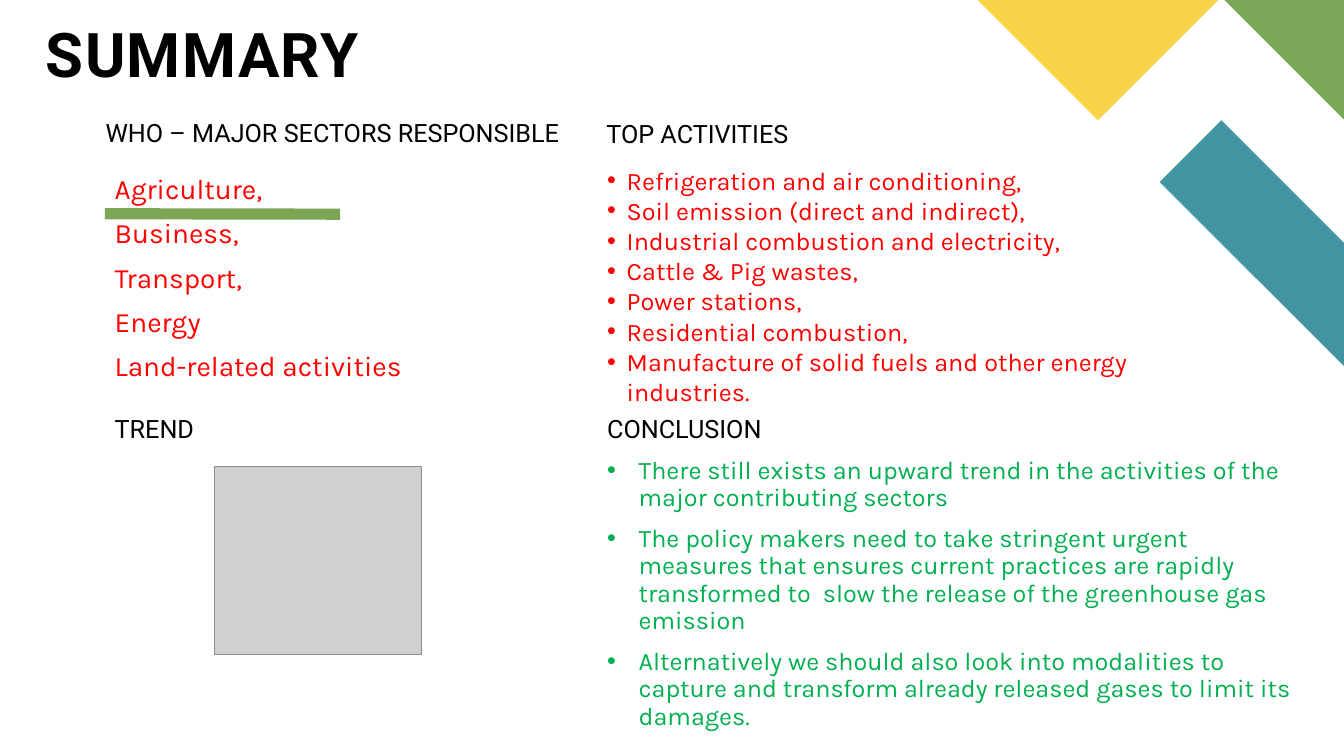
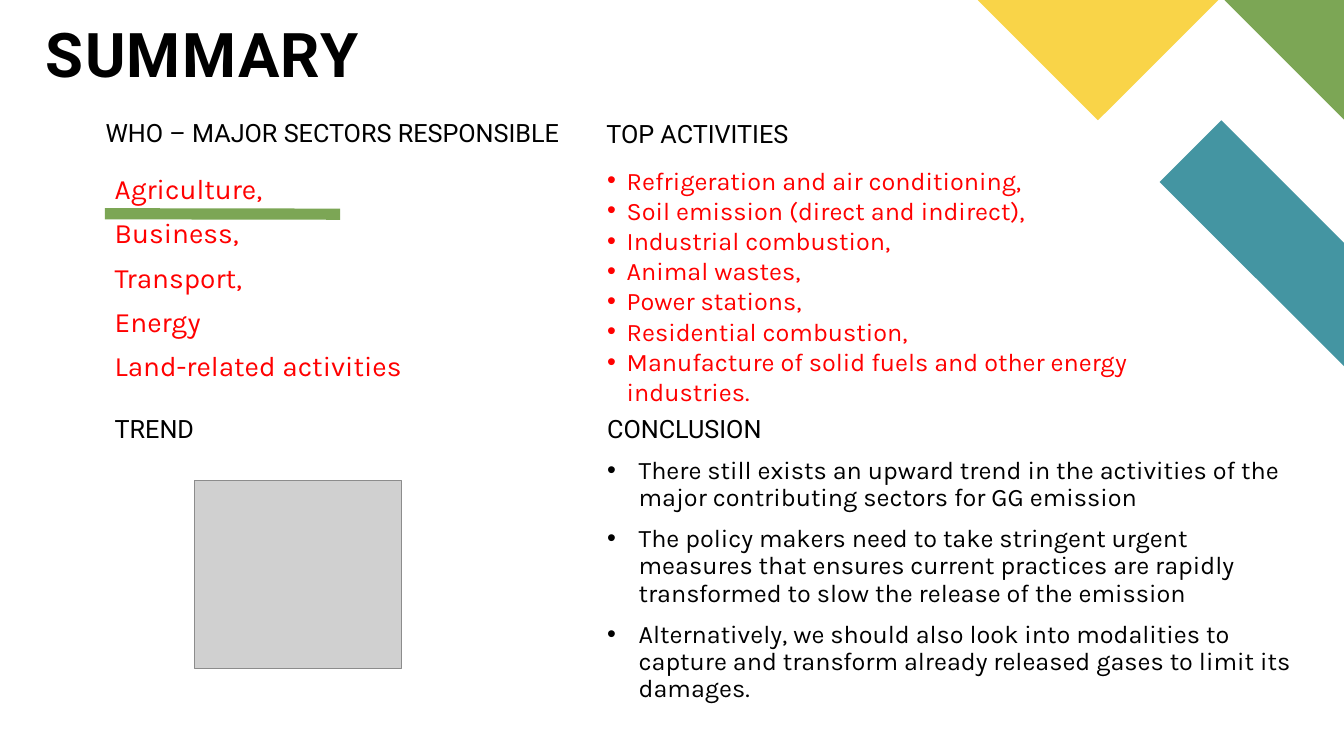
Before and after one commit to fbrowther/Global-Warming-UK-Greenhouse-Gas-Emissions, a slide deck: slide 16 of Project 1 FBRowther.pptx. Drawn at 1344x756 pixels with LibreOffice and Linux fonts; fonts in the diff are those of the drawing; grey boxes stand for pictures. Boxes give left, top, right and bottom in pixels: in the first picture for what was removed or moved away, otherwise in the second. Text is boxed around its words. In the diff, an @@ line names an element or a change of style, - is before the commit and + after.

Commit message:
ppt updated1

```diff
--- a/Project 1 FBRowther.pptx
+++ b/Project 1 FBRowther.pptx
@@ text at <box>627,232,890,283</box>: text changed @@
-• Industrial combustion and electricity,
-• Cattle & Pig wastes,
+• Industrial combustion,
+• Animal wastes,
@@ text at <box>639,461,1290,704</box>: text changed; text colour #00B050 to #000000 @@
-• There still exists an upward trend in the activities of the major contributing sectors
-• The policy makers need to take stringent urgent measures that ensures current practices are rapidly transformed to slow the release of the greenhouse gas emission
-• Alternatively we should also look into modalities to capture and transform already released gases to limit its damages.
+• There still exists an upward trend in the activities of the major contributing sectors for GG emission
+• The policy makers need to take stringent urgent measures that ensures current practices are rapidly transformed to slow the release of the emission
+• Alternatively, we should also look into modalities to capture and transform already released gases to limit its damages.
@@ picture: place and size @@
-picture at <box>215,467,421,654</box>
+picture at <box>195,481,401,668</box>
```
Also in this commit, not shown: 5 other slides changed.
